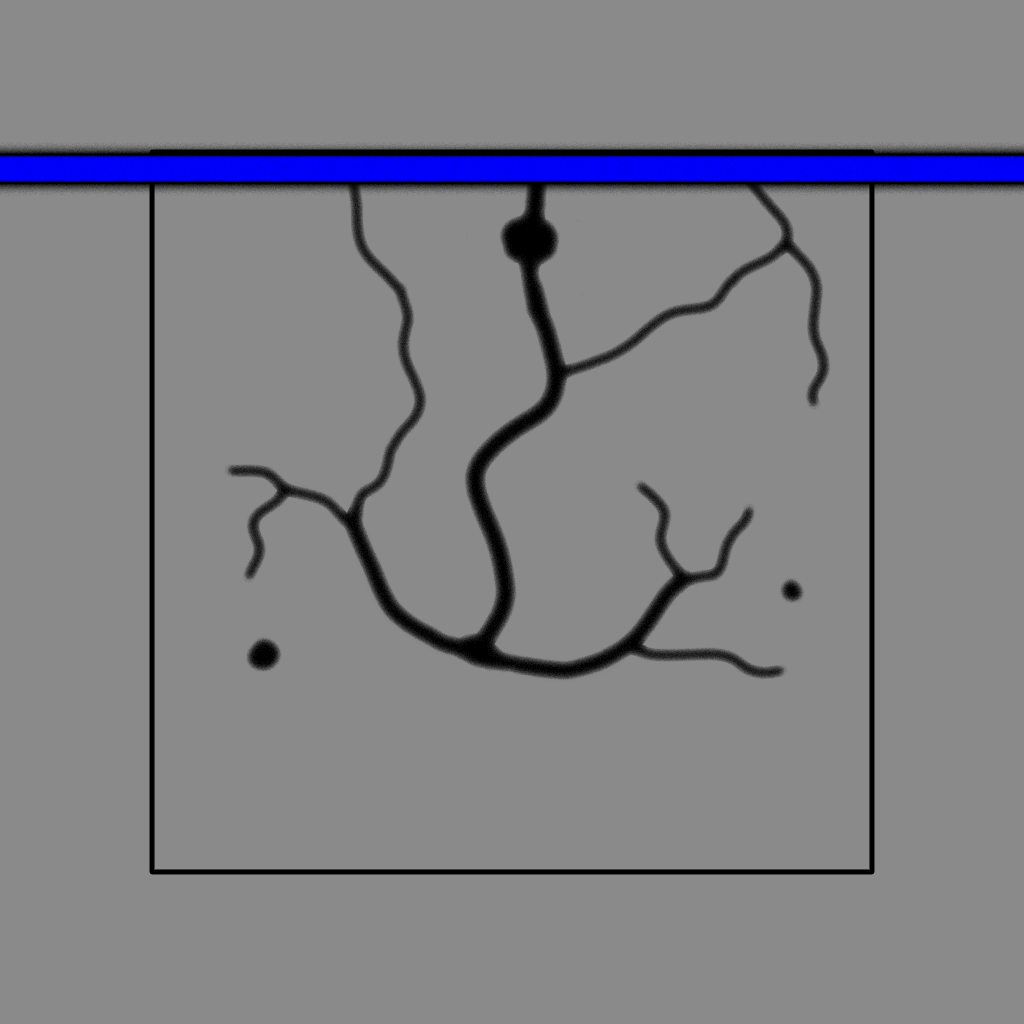
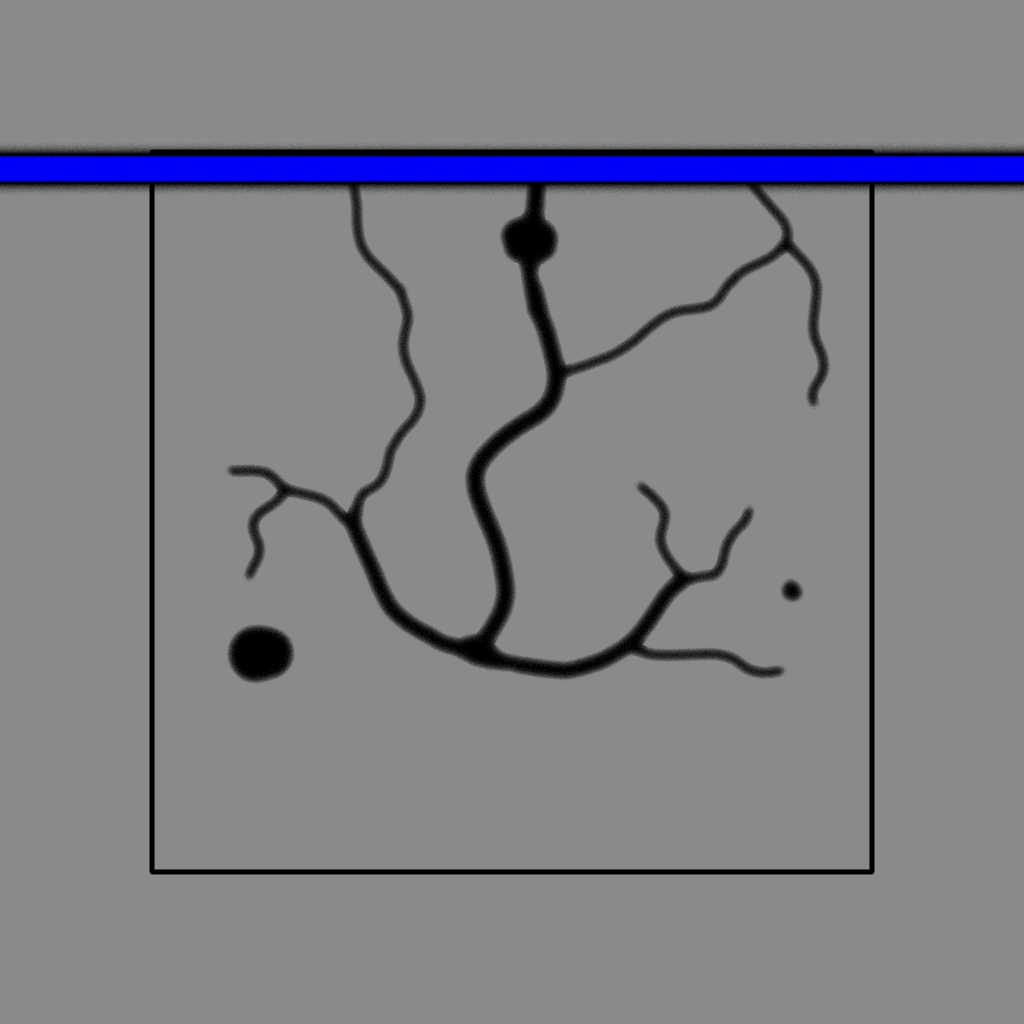
Layers edited between the first and the second 1024px x 1024px image:
painted on "Calque 2" over [226, 624, 295, 684]
